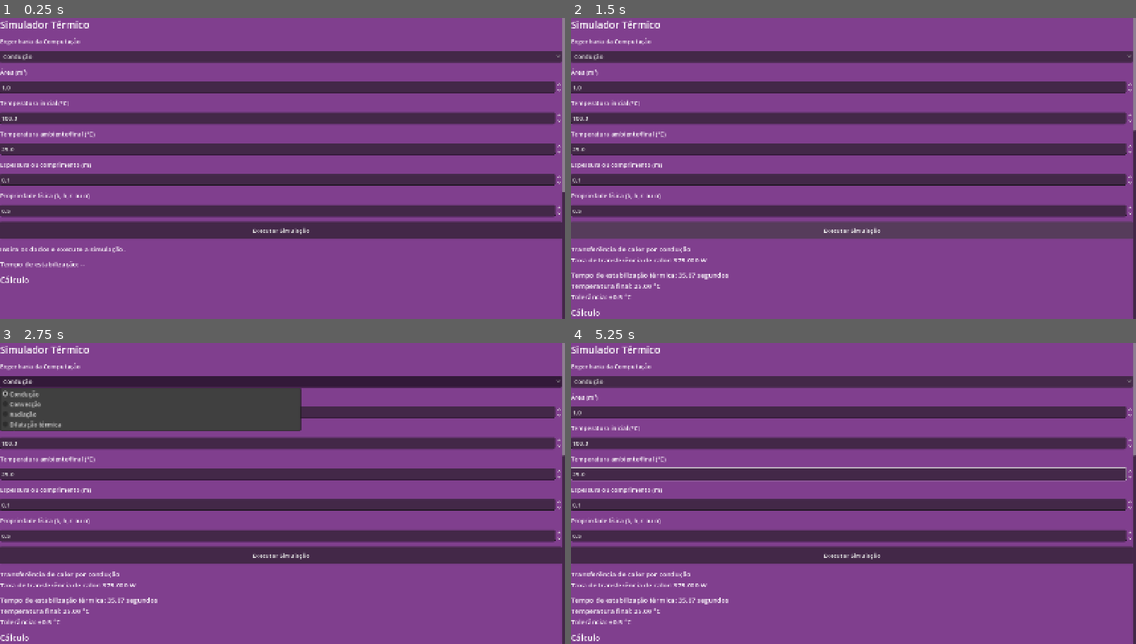
Above: before the commit, frames 1-4 (two rows, left to right).
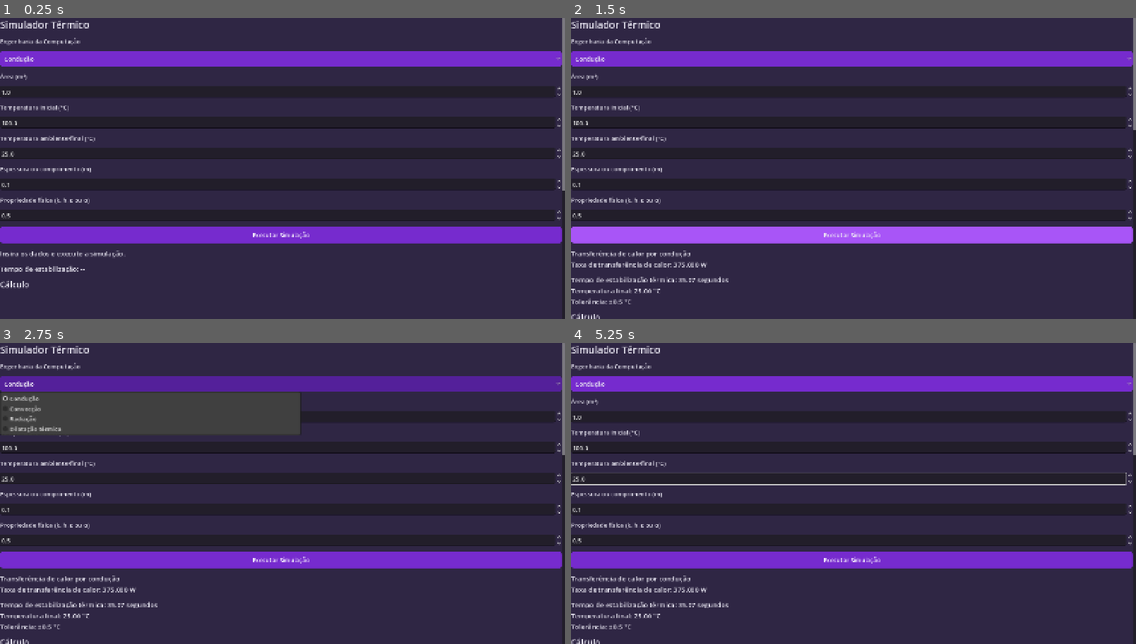
Above: after the commit, the same moments.

Repository: Radipaw/simulador-termico
Game: Godot game, scene res://Main.tscn
Same seed, same stepped clock (60 frames per second), same inputs: the game is played once before the commit and once after it. Before the commit the project has no main scene; this scene is started directly in both runs.
Inputs (mouse positions are in pixels of both pictures, inside the frame that each line leads up to):
- Up to frame 1 (0.25 s): no input
- Up to frame 2 (1.5 s): click "Condução" at 0.5 s; click "Executar Simulação" at 1.25 s
- Up to frame 3 (2.75 s): click "Condução" at 2 s
- Up to frame 4 (5.25 s): click "Executar Simulação" at 2.75 s; click "Condução" at 3.5 s; click "Executar Simulação" at 4.25 s; tap Enter at 5 s; move the mouse to (977, 478) at 5.02 s; click (977, 478) at 5.17 s

The runs differ from the first frame. In frame 1, 90% of the frame differs, in the area x 0-100%, y 0-100%; in frame 2, 92%; in frame 3, 85%; in frame 4, 90%.

Commit message:
Adicionando aba de materiais

Diff:
--- a/main.gd
+++ b/main.gd
@@ -13,17 +13,60 @@
 var simulation_time := 80
 var thermal_time_constant := 7.0
 var stabilization_label: Label
+var material_panel: VBoxContainer
+var material_button: Button
+var material_container: VBoxContainer
+var material_buttons: VBoxContainer
+
+var materials = {
+	"Alumínio": {
+		"value": 23e-6,
+		"description": "Alta dilatação térmica."
+	},
+	"Cobre": {
+		"value": 17e-6,
+		"description": "Dilatação intermediária."
+	},
+	"Aço": {
+		"value": 12e-6,
+		"description": "Baixa dilatação térmica."
+	},
+	"Ferro": {
+		"value": 12e-6,
+		"description": "Coeficiente aproximado."
+	},
+	"Vidro comum": {
+		"value": 9e-6,
+		"description": "Baixa dilatação térmica."
+	},
+	"Concreto": {
+		"value": 10e-6,
+		"description": "Coeficiente aproximado."
+	},
+	"Latão": {
+		"value": 19e-6,
+		"description": "Liga de cobre e zinco."
+	},
+	"Aço inoxidável": {
+	"value": 17e-6,
+	"description": "Valor aproximado para aço inoxidável."
+},
+	"Invar": {
+		"value": 1.2e-6,
+		"description": "Baixíssima dilatação térmica."
+	}
+}
 
 func _ready():
 	build_interface()
-
+	apply_theme()
 
 # Interface
 
 func build_interface():
 
 	var background = ColorRect.new()
-	background.color = Color("803f8eff")
+	background.color = Color("2f2644ff")
 	background.set_anchors_and_offsets_preset(
 		Control.PRESET_FULL_RECT
 	)
@@ -34,6 +77,7 @@
 		Control.PRESET_FULL_RECT
 	)
 	add_child(scroll)
+
 
 	var layout = VBoxContainer.new()
 	layout.add_theme_constant_override("separation", 14)
@@ -98,6 +142,7 @@
 		"property",
 		0.5
 	)
+	build_material_panel(layout)
 
 	# Botão de simulação
 
@@ -208,6 +253,11 @@
 		+ "Tolerância: ±0.5 °C"
 	)
 
+	material_panel.visible = (index == 3)
+
+	material_container.visible = false
+
+	material_button.text = "▼ Biblioteca de Materiais"
 	# Limpar memória de cálculo
 	calculation_label.clear()
 
@@ -563,3 +613,166 @@
 	text += "%.2f segundos\n" % stabilization_time
 
 	calculation_label.text = text
+
+
+func apply_theme():
+
+	var theme = Theme.new()
+
+	# CORES
+	var background = Color("#0B0B12")
+	var panel = Color("#151522")
+	var purple = Color("#762BCE")
+	var accent = Color("#A855F7")
+	var text_color = Color("#E9E7F2")
+	var muted = Color("#A5A1B5")
+
+	# LABELS
+	theme.set_color("font_color", "Label", text_color)
+	theme.set_color("font_color", "RichTextLabel", text_color)
+
+	# BOTÕES
+	var button_normal = StyleBoxFlat.new()
+	button_normal.bg_color = purple
+	button_normal.set_corner_radius_all(8)
+	button_normal.content_margin_left = 12
+	button_normal.content_margin_right = 12
+	button_normal.content_margin_top = 10
+	button_normal.content_margin_bottom = 10
+
+	var button_hover = button_normal.duplicate()
+	button_hover.bg_color = accent
+
+	var button_pressed = button_normal.duplicate()
+	button_pressed.bg_color = Color("#54209A")
+
+	theme.set_stylebox("normal", "Button", button_normal)
+	theme.set_stylebox("hover", "Button", button_hover)
+	theme.set_stylebox("pressed", "Button", button_pressed)
+
+	theme.set_color("font_color", "Button", Color.WHITE)
+
+	# CAMPOS DE ENTRADA
+	var input_style = StyleBoxFlat.new()
+	input_style.bg_color = panel
+	input_style.border_color = purple
+	input_style.set_border_width_all(1)
+	input_style.set_corner_radius_all(6)
+
+	theme.set_stylebox("normal", "SpinBox", input_style)
+	theme.set_stylebox("focus", "SpinBox", input_style)
+
+	# MENU DE SELEÇÃO
+	theme.set_color("font_color", "OptionButton", text_color)
+
+	# APLICAR TEMA
+	self.theme = theme
+
+
+func build_material_panel(parent: VBoxContainer):
+	material_panel = VBoxContainer.new()
+
+	material_panel.add_theme_constant_override(
+		"separation", 8
+	)
+
+	parent.add_child(material_panel)
+
+	# Botão para abrir e fechar
+
+	material_button = Button.new()
+
+	material_button.text = "▼ Biblioteca de Materiais"
+
+	material_button.custom_minimum_size.y = 40
+
+	material_panel.add_child(material_button)
+
+	# Container dos materiais
+
+	material_container = VBoxContainer.new()
+
+	material_container.add_theme_constant_override(
+		"separation", 6
+	)
+
+	material_panel.add_child(material_container)
+
+	var title = Label.new()
+
+	title.text = "Selecione um material:"
+
+	material_container.add_child(title)
+
+	# Botões dos materiais
+
+	material_buttons = VBoxContainer.new()
+
+	material_buttons.add_theme_constant_override(
+		"separation", 5
+	)
+
+	material_container.add_child(material_buttons)
+
+	for material_name in materials.keys():
+
+		var button = Button.new()
+
+		button.text = material_name
+
+		button.custom_minimum_size.y = 38
+
+		material_buttons.add_child(button)
+
+		button.pressed.connect(
+			func():
+				select_material(material_name)
+		)
+
+	# Estado inicial
+
+	material_container.visible = false
+
+	material_button.pressed.connect(
+		toggle_material_panel
+	)
+
+	# Painel só aparece na dilatação
+
+	material_panel.visible = false
+
+
+func select_material(material_name: String):
+
+	var material = materials[material_name]
+
+	# Atualizar o campo de propriedade física
+
+	fields["property"].value = material.value
+
+	# Atualizar o resultado informativo
+
+	result_label.text = (
+		"Material selecionado: %s\n" % material_name
+		+ "Coeficiente de dilatação: %.8f °C⁻¹\n" % material.value
+		+ material.description
+		+ "\nExecute uma nova simulação."
+	)
+
+	# Fechar painel após seleção
+
+	material_container.visible = false
+
+	material_button.text = "▼ Biblioteca de Materiais"
+
+func toggle_material_panel():
+
+	material_container.visible = !material_container.visible
+
+	if material_container.visible:
+
+		material_button.text = "▲ Fechar Biblioteca"
+
+	else:
+
+		material_button.text = "▼ Biblioteca de Materiais"
--- a/project.godot
+++ b/project.godot
@@ -11,6 +11,7 @@
 [application]
 
 config/name="Simulador Termico"
+run/main_scene="uid://c2udi2mrpbklo"
 config/features=PackedStringArray("4.7", "Forward Plus")
 config/icon="res://icon.svg"
 
